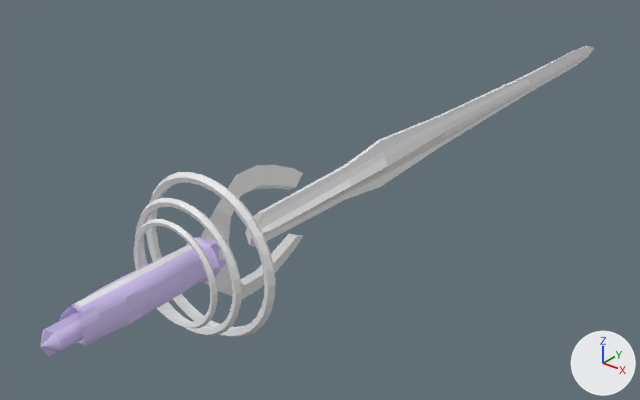
Renders of the Blender file dev_files_donot_use_for_server/blender_files/jdeivid/ruina/v1/lan_sword_v1.blend from each side of a commit.
Before and after are seen from a 50 mm lens placed at (39.4, -32.9, 30.2), pointed at (-5.2, 22.9, -4.4). Arrows for +X, +Y and +Z are at lower right; the lights stay in place.

The first picture shows 'lan_sword_v1'.
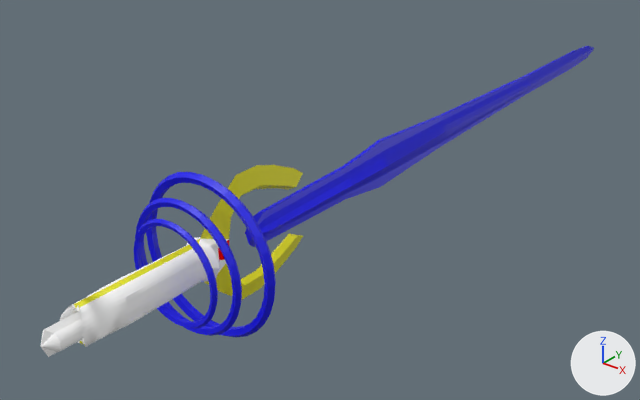
The change, as JSON lines over the scene's bpy script:
```json
{"op": "set", "path": "mat_blue.base_color", "old": "(0.8, 0.8, 0.8)", "new": "(0.00102, 0.0, 0.8)", "note": "white #e7e7e7 -> blue #0300e7"}
{"op": "set", "path": "mat_c_frying_pan_gold.base_color", "old": "(0.8, 0.8, 0.8)", "new": "(0.801, 0.767, 0.00824)", "note": "white #e7e7e7 -> yellow #e7e316"}
{"op": "add", "block": "mat_painted_wood_01", "code": ["mat_painted_wood_01 = diffuse_material('painted_wood_01')", "mat_painted_wood_01.base_color = (1.0, 1.0, 1.0)  # white #ffffff"]}
{"op": "add", "block": "mat_neon_red_solid", "code": ["mat_neon_red_solid = diffuse_material('neon_red_solid')", "mat_neon_red_solid.base_color = (1.0, 0.0, 0.0)  # red #ff0000"]}
{"block": "me_red", "where": "# used by ob_lan_sword_v1; location = (0.0, 0.0, 0.0)"}
{"op": "remove", "block": "me_red", "code": "me_red.from_pydata(...)  # 603 vertices, 573 faces, 2 loose edges; spans x 0.0..6.2, y -9.6..69.1, z -6.2..6.2"}
{"op": "remove", "block": "me_red", "code": "me_red.materials.append(mat_blue_test)  # white #e7e7e7"}
{"op": "add", "block": "me_red", "code": "me_red.from_pydata(...)  # 1084 vertices, 2189 faces; spans x -6.2..6.2, y -9.6..69.1, z -6.2..6.2"}
{"block": "me_red", "change": "me_red part 1: 481 vertices added at x -6.2..0.0, y -8.9..69.1, z -6.0..6.0"}
{"block": "me_red", "change": "me_red part 2: 52 faces spanning x 0.0..1.7, y -9.6..5.7, z -1.6..1.6 switch from mat_glow_inner (purple #d2c3f2) to mat_painted_wood_01 (white #ffffff)"}
{"op": "add", "block": "me_red", "code": "me_red.materials.append(mat_neon_red_solid)  # red #ff0000"}
{"op": "remove", "block": "ob_lan_sword_v1", "code": "_m = ob_lan_sword_v1.modifiers.new('Mirror', 'MIRROR')"}
```

What differs and where, as boxes [x1, y1, x2, y2] in the pictures (640 x 400 px):
```json
{"object": "lan_sword_v1", "change": "recoloured, reshaped, modifiers changed", "before": [41, 46, 594, 357], "after": [41, 46, 594, 357], "on screen": "white to blue"}
{"part": 1, "of": "me_red", "change": "added", "after": [41, 46, 586, 344], "on screen": "blue"}
{"part": 2, "of": "me_red", "change": "recoloured", "before": [41, 239, 228, 357], "after": [41, 239, 228, 357], "on screen": "purple to white"}
```
